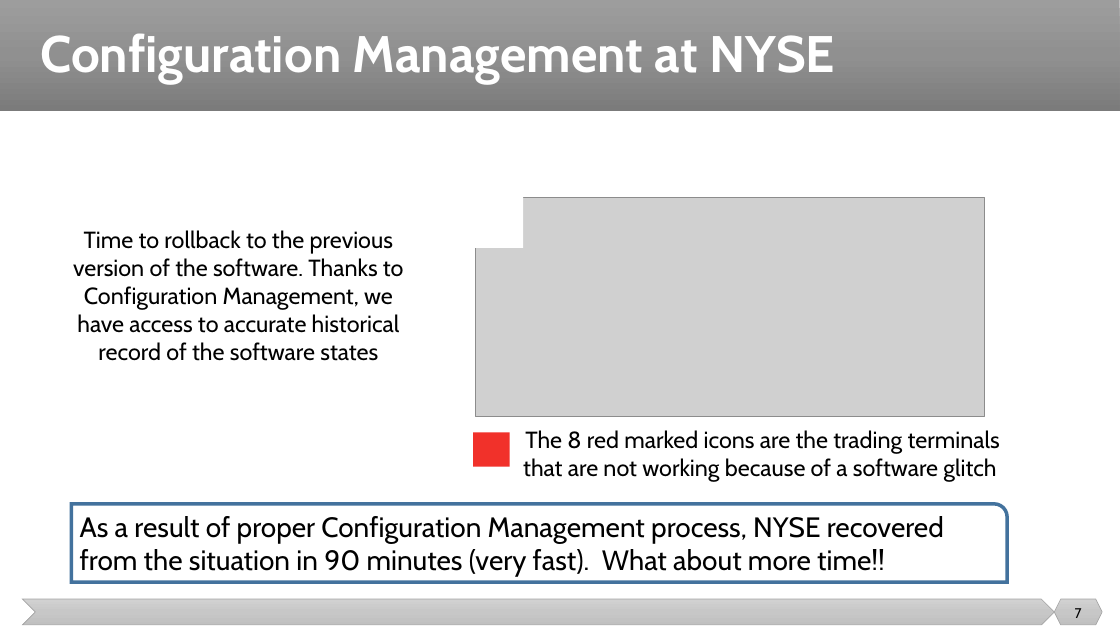
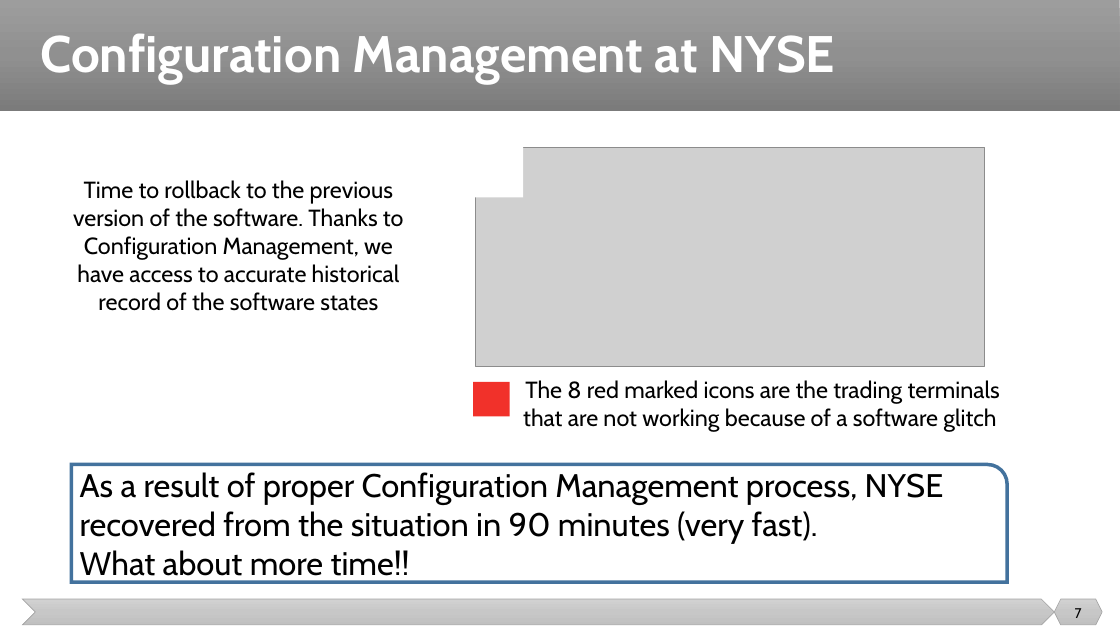
Before and after one commit to malenezi/malenezi, a slide deck: slide 7 of SE489/Lectures/6-Configuration Management/Configuration Management 2.pptx. Drawn at 1120x630 pixels with LibreOffice and Linux fonts; fonts in the diff are those of the drawing; grey boxes stand for pictures. Boxes give left, top, right and bottom in pixels: in the first picture for what was removed or moved away, otherwise in the second. Text is boxed around its words. In the diff, an @@ line names an element or a change of style, - is before the commit and + after.

```diff
--- a/SE489/Lectures/6-Configuration Management/Configuration Management 2.pptx
+++ b/SE489/Lectures/6-Configuration Management/Configuration Management 2.pptx
@@ 2 texts, 2 rectangles, 1 picture: place and size @@
-2 texts, 2 rectangles, 1 picture at [73, 194, 1000, 482]
+2 texts, 2 rectangles, 1 picture at [73, 144, 1000, 432]
@@ round rect "As a result of proper ...": place and size @@
-round rect "As a result of proper ..." at [71, 504, 1007, 582]
+round rect "As a result of proper ..." at [71, 465, 1007, 582]
@@ text in round rect at [80, 472, 944, 583]: text changed; size 24 to 28 pt @@
-As a result of proper Configuration Management process, NYSE recovered from the situation in 90 minutes (very fast). What about more time!!
+As a result of proper Configuration Management process, NYSE recovered from the situation in 90 minutes (very fast).
+What about more time!!
```
Also in this commit, not shown: 4 other slides changed, 1 other file.
